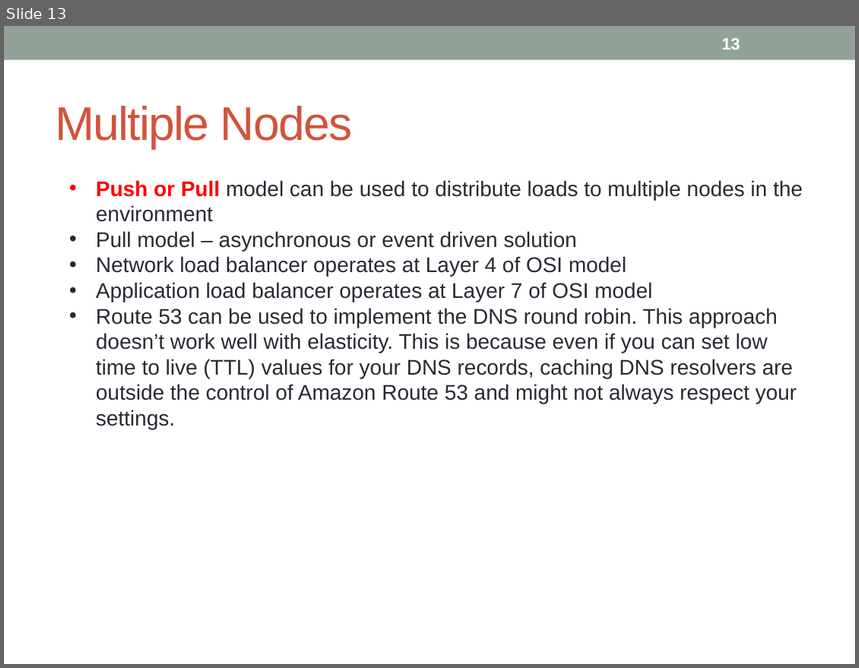
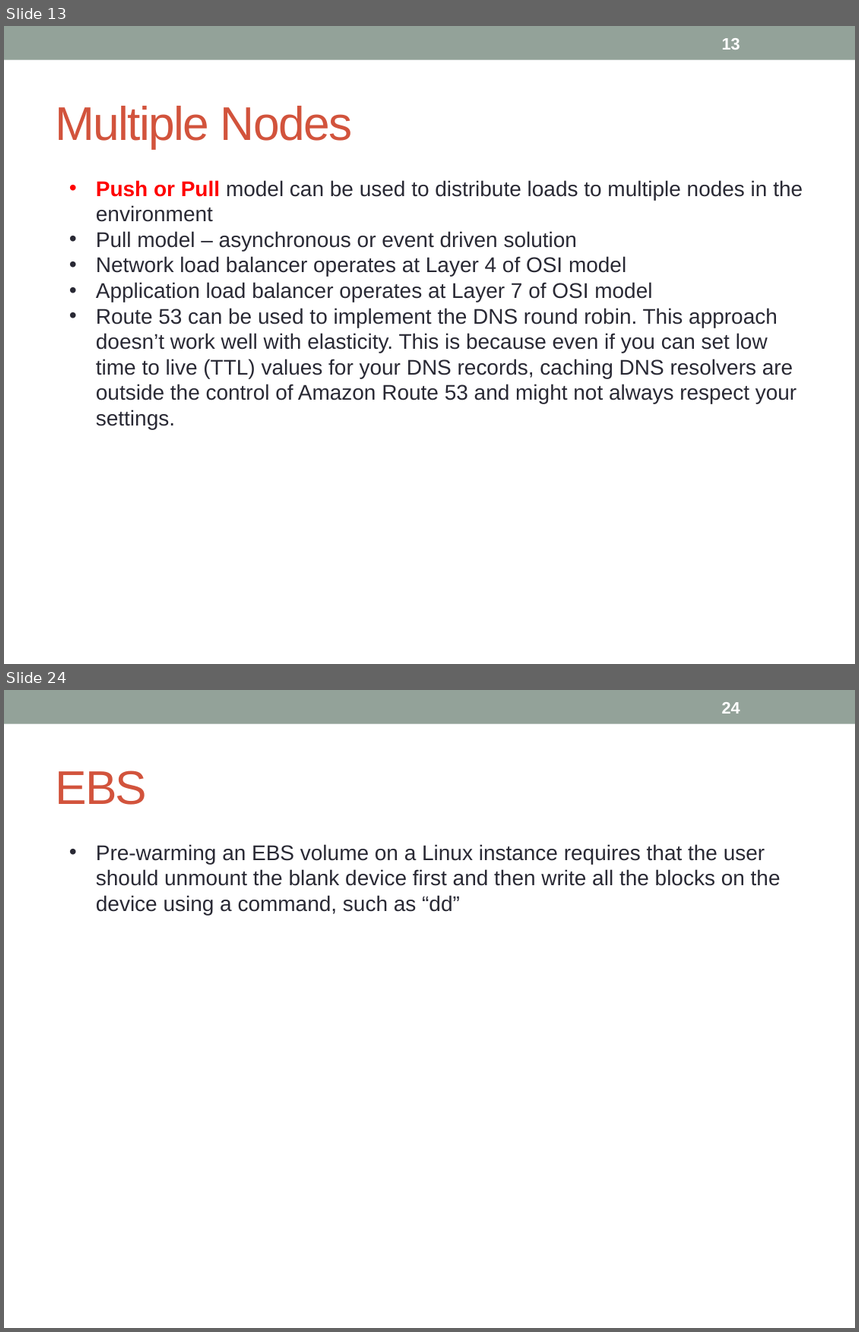
Before and after one commit to notionquest/ProjectDocumentation, a slide deck: AWS_Sysops.pptx. Shown one above the other, each under a label of ours: slide 13 before the commit, slides 13 and 24 after it; the slides between them are not shown. The pictures are 859x668 and 859x1332 pixels, drawn with LibreOffice and Linux fonts; fonts in the diff are those of the drawing. Boxes give left, top, right and bottom in pixels: in the first picture for what was removed or moved away, otherwise in the second. Text is boxed around its words. In the diff, an @@ line names an element or a change of style, - is before the commit and + after.

```diff
--- a/AWS_Sysops.pptx
+++ b/AWS_Sysops.pptx
@@ slide 24 added at (x1=4, y1=690, x2=855, y2=1328), background #FFFFFF; not listed: 1 template element that a slide beside it also shows @@
@@ page number added at (x1=722, y1=702, x2=740, y2=714), 14 pt, text #FFFFFF, bold @@
+24
@@ title added at (x1=55, y1=771, x2=147, y2=805), 40 pt, text #D2533C @@
+EBS
@@ text added at (x1=96, y1=844, x2=781, y2=915), 18 pt, text #292934 @@
+• Pre-warming an EBS volume on a Linux instance requires that the user should unmount the blank device first and then write all the blocks on the device using a command, such as “dd”
```
Also in this commit, not shown: 4 slides changed, 9 other slides added.
